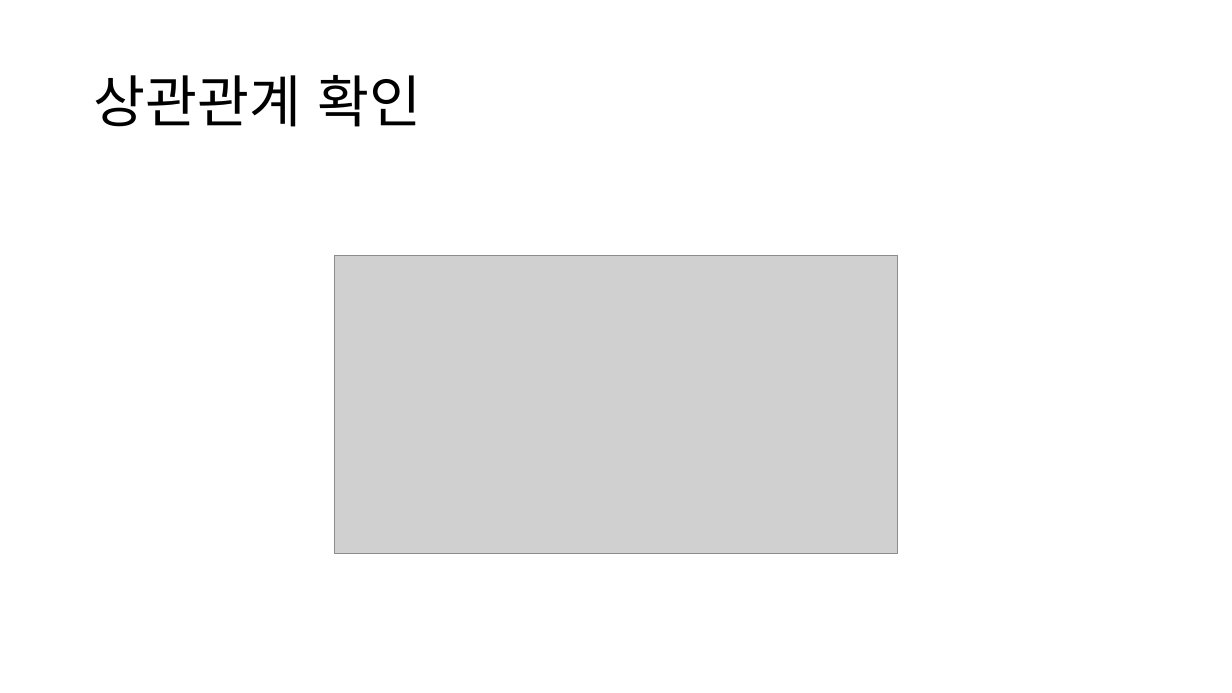
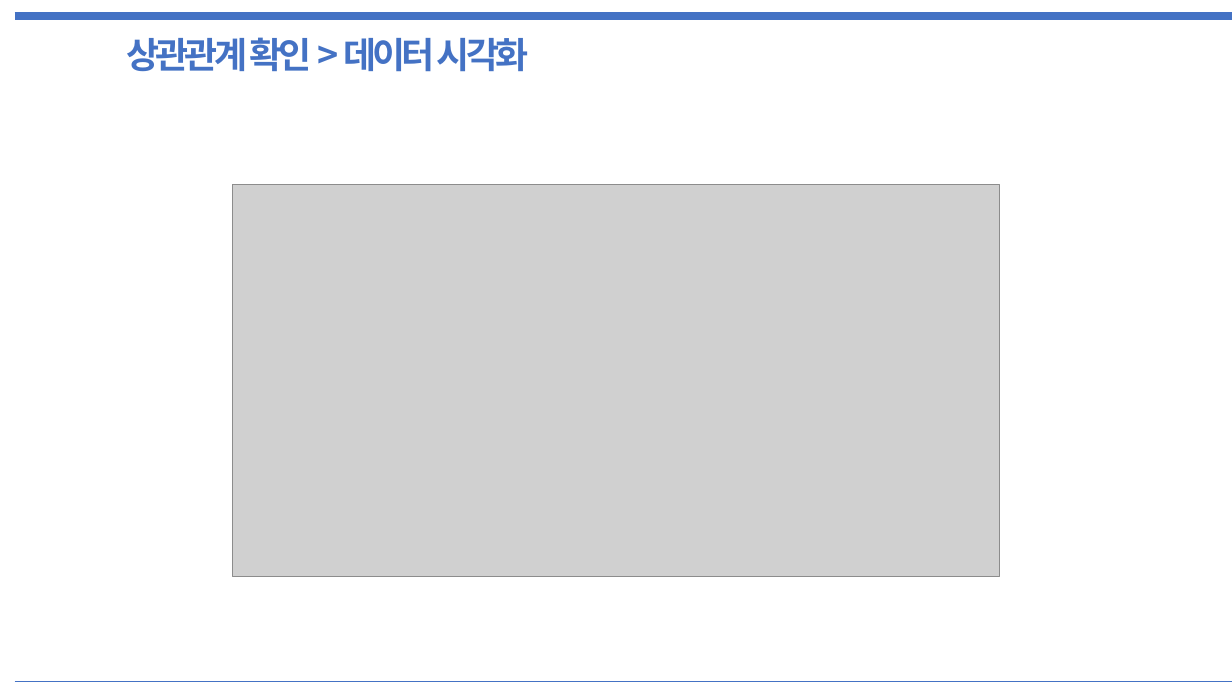
Before and after one commit to PaddingE/github_test, a slide deck: slide 18 of semi_project_data.pptx. Drawn at 1232x693 pixels with LibreOffice and Linux fonts; fonts in the diff are those of the drawing; grey boxes stand for pictures. Boxes give left, top, right and bottom in pixels: in the first picture for what was removed or moved away, otherwise in the second. Text is boxed around its words. In the diff, an @@ line names an element or a change of style, - is before the commit and + after.

```diff
--- a/semi_project_data.pptx
+++ b/semi_project_data.pptx
@@ line added from (15, 17) to (1232, 17), #4472C4 6 pt @@
@@ text added at box(127, 37, 528, 72), 28 pt, text #4472C4, bold @@
+상관관계 확인 > 데이터 시각화
@@ title removed at box(94, 75, 422, 127) @@
-상관관계 확인
@@ picture: place and size @@
-picture at box(335, 255, 897, 554)
+picture at box(233, 184, 1000, 577)
@@ line added from (15, 681) to (1232, 681), #4472C4 0.25 pt @@
```
Also in this commit, not shown: 14 other slides changed, 5 slides added, 4 slides removed.
